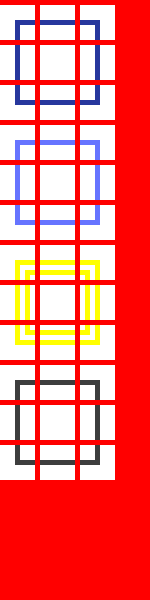
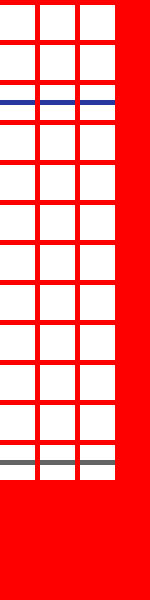
Layer changes from the first w=150, h=600 image to the second:
added layer "Neue Ebene#4" above "Neue Ebene#3" over (x1=0, y1=100, x2=115, y2=465)
hid "Neue Ebene#2" over (x1=15, y1=20, x2=100, y2=100)
hid "Neue Ebene-Kopie#4" over (x1=15, y1=140, x2=100, y2=225)
hid "Neue Ebene#1" over (x1=15, y1=260, x2=100, y2=345)
hid "Neue Ebene-Kopie" over (x1=15, y1=380, x2=100, y2=465)
